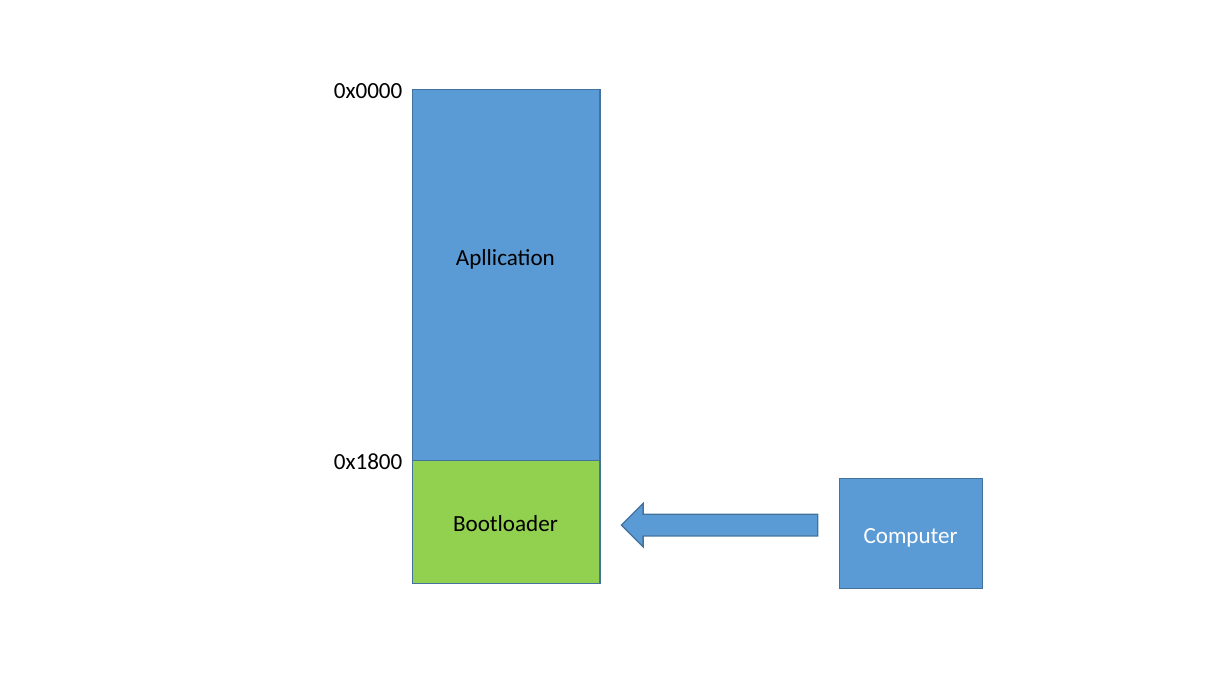
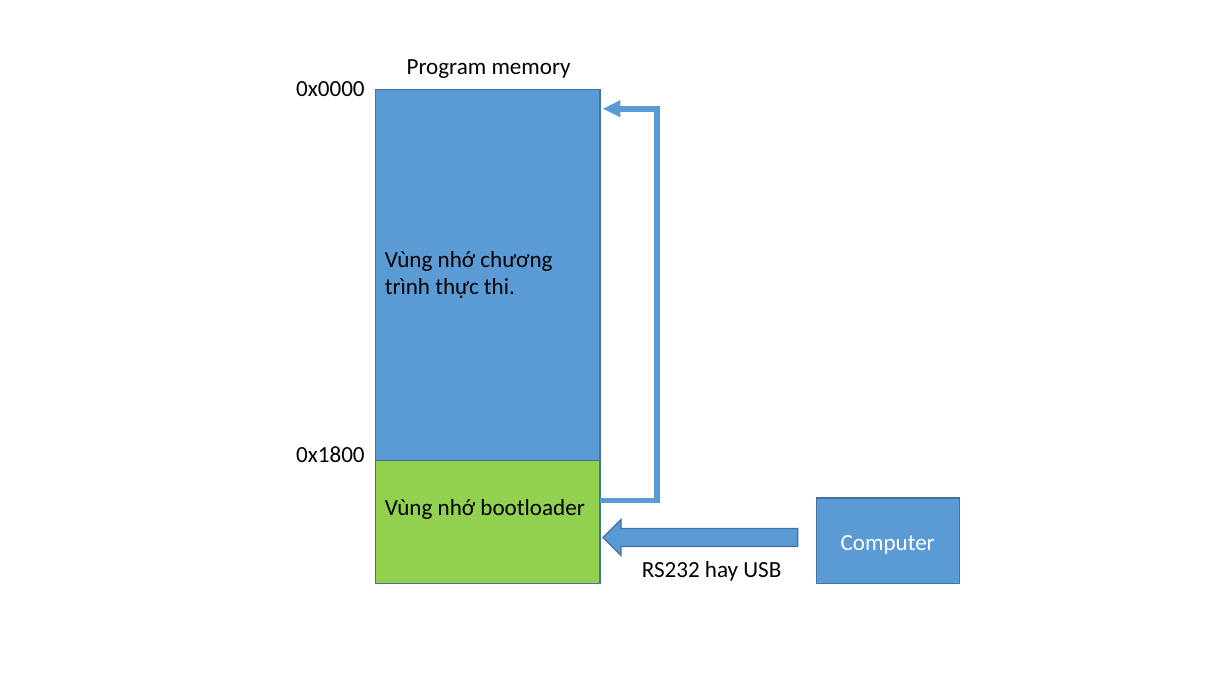
Before and after one commit to taiit/avr_training_code, a slide deck: slide 1 of pic_.pptx. Drawn at 1232x693 pixels with LibreOffice and Linux fonts; fonts in the diff are those of the drawing. Boxes give left, top, right and bottom in pixels: in the first picture for what was removed or moved away, otherwise in the second. Text is boxed around its words. In the diff, an @@ line names an element or a change of style, - is before the commit and + after.

```diff
--- a/pic_.pptx
+++ b/pic_.pptx
@@ text added at [407, 59, 571, 78], 18 pt, text #000000 @@
+Program memory
@@ text "0x0000": place and size @@
-text "0x0000" at [334, 83, 402, 98]
+text "0x0000" at [296, 81, 364, 96]
@@ rectangle: place and size @@
-rectangle at [413, 90, 601, 583]
+rectangle at [376, 90, 601, 583]
@@ arrow added from (660, 109) to (604, 109), #5B9BD5 4.5 pt @@
@@ line added from (657, 106) to (657, 504), #5B9BD5 4.5 pt @@
@@ text at [385, 251, 552, 298]: text changed @@
-Apllication
+Vùng nhớ chương trình thực thi.
@@ text "0x1800": place and size @@
-text "0x1800" at [334, 453, 402, 469]
+text "0x1800" at [296, 446, 364, 462]
@@ rectangle: place and size @@
-rectangle at [413, 461, 601, 584]
+rectangle at [375, 461, 600, 584]
@@ text at [385, 499, 584, 519]: text changed @@
-Bootloader
+Vùng nhớ bootloader
@@ line added from (660, 501) to (600, 501), #5B9BD5 4.5 pt @@
@@ rectangle "Computer": place and size @@
-rectangle "Computer" at [839, 479, 982, 589]
+rectangle "Computer" at [816, 498, 959, 583]
@@ left arrow: place and size @@
-left arrow at [622, 504, 818, 547]
+left arrow at [604, 519, 799, 555]
@@ text added at [642, 561, 781, 581], 18 pt, text #000000 @@
+RS232 hay USB
```
Also in this commit, not shown: 4 other files.
